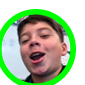
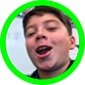
The second (85, 85) image is a revision of the first. Changes to its layers:
painted on "Ellipse 1" over box(0, 0, 85, 85)
painted on "Layer 2" over box(0, 2, 83, 85)
